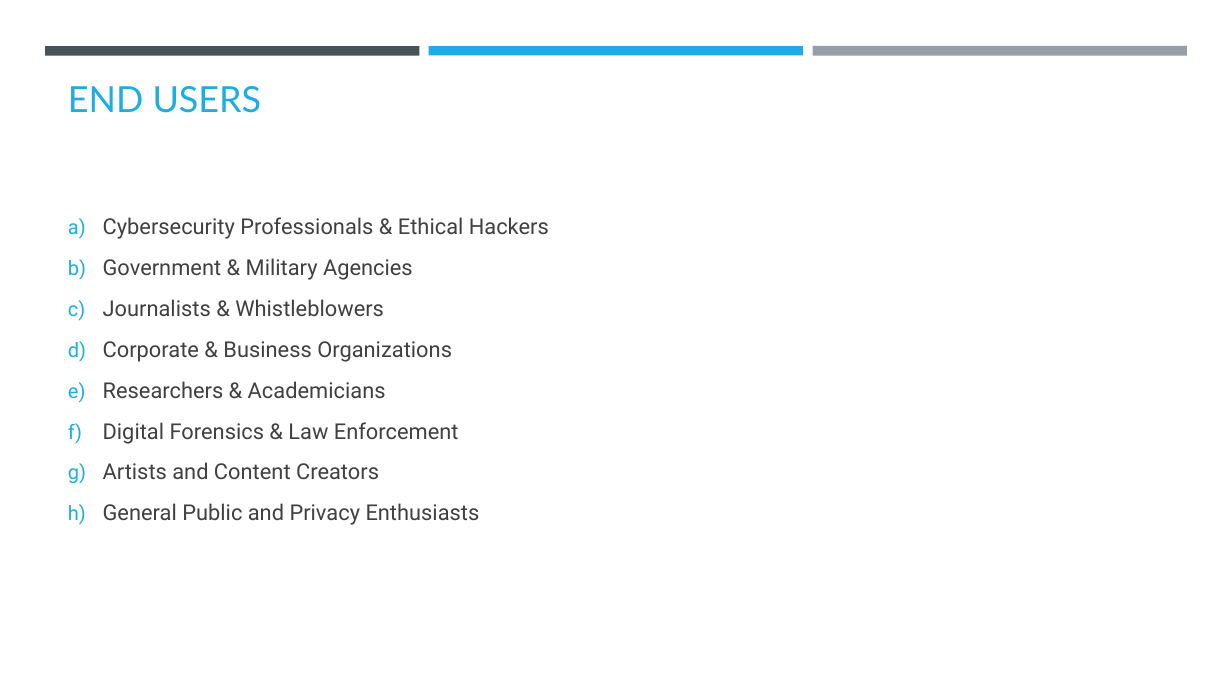
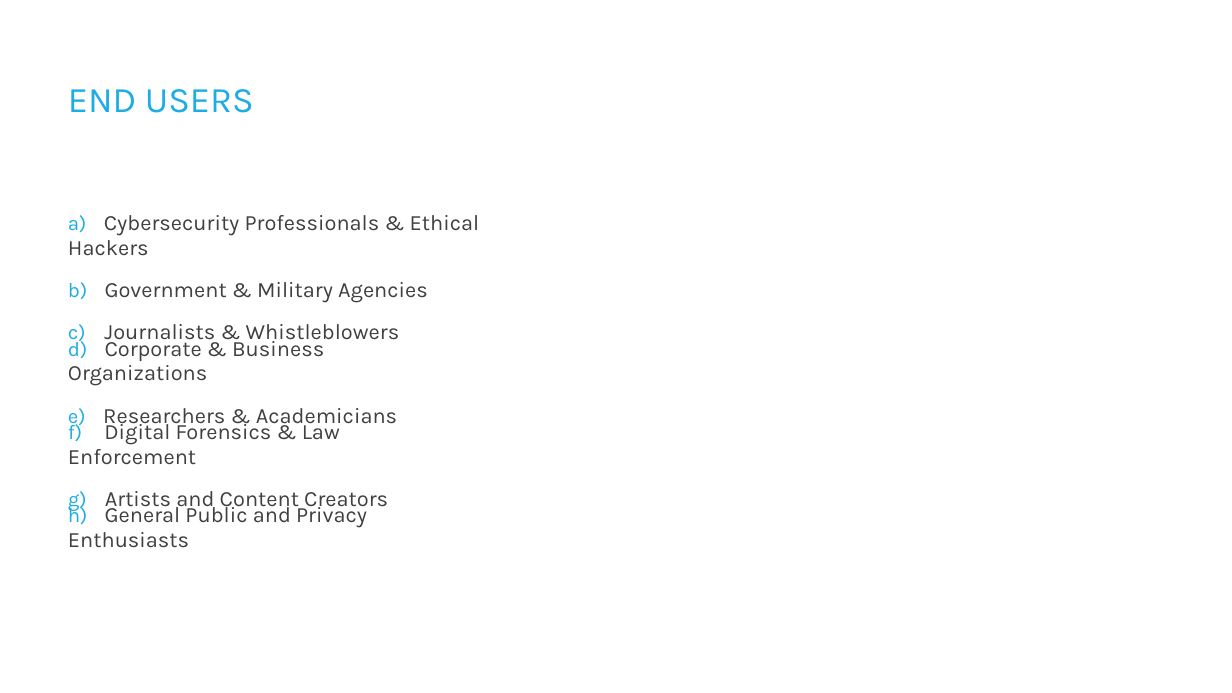
Before and after one commit to Joshna2401/project-aicte, a slide deck: slide 6 of Steganography Template.pptx. Drawn at 1232x693 pixels with LibreOffice and Linux fonts; fonts in the diff are those of the drawing; background and template pictures are left out. Boxes give left, top, right and bottom in pixels: in the first picture for what was removed or moved away, otherwise in the second. Text is boxed around its words. In the diff, an @@ line names an element or a change of style, - is before the commit and + after.

```diff
--- a/Steganography Template.pptx
+++ b/Steganography Template.pptx
@@ rectangle removed at <box>45,46,420,55</box> @@
@@ rectangle removed at <box>429,46,803,55</box> @@
@@ rectangle removed at <box>812,46,1187,56</box> @@
@@ text "END USERS" at <box>68,89,254,113</box>: font Lato to Karla; line spacing 1 to 31.7pt; vertical alignment bottom to top @@
@@ text added at <box>68,215,480,346</box>, 17 pt, text #404040 @@
+a) Cybersecurity Professionals & Ethical Hackers
+b) Government & Military Agencies
+c) Journalists & Whistleblowers
@@ text removed at <box>103,217,549,525</box> @@
-a) Cybersecurity Professionals & Ethical Hackers
-b) Government & Military Agencies
-c) Journalists & Whistleblowers
-d) Corporate & Business Organizations
-e) Researchers & Academicians
-f) Digital Forensics & Law Enforcement
-g) Artists and Content Creators
-h) General Public and Privacy Enthusiasts
@@ text added at <box>68,336,397,429</box>, 17 pt, text #404040 @@
+d) Corporate & Business Organizations
+e) Researchers & Academicians
@@ text added at <box>68,419,388,513</box>, 17 pt, text #404040 @@
+f) Digital Forensics & Law Enforcement
+g) Artists and Content Creators
@@ text added at <box>68,502,367,548</box>, 17 pt, text #404040 @@
+h) General Public and Privacy Enthusiasts
```
Also in this commit, not shown: 10 other slides changed, 1 slide added, 1 slide removed.
